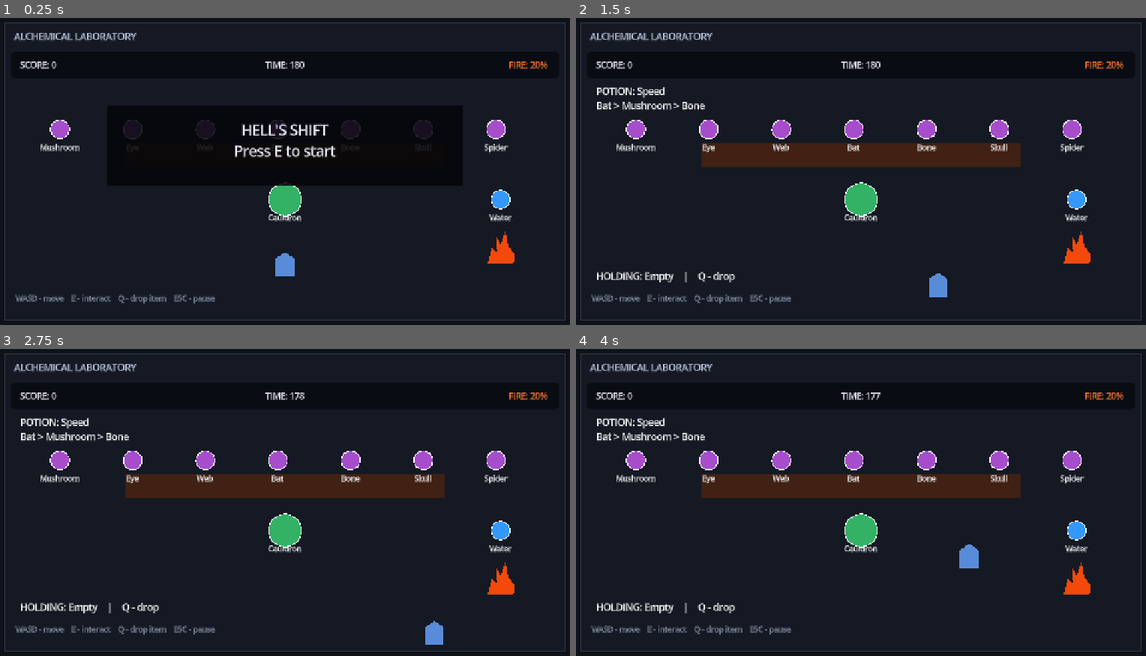
Above: before the commit, frames 1-4 (two rows, left to right).
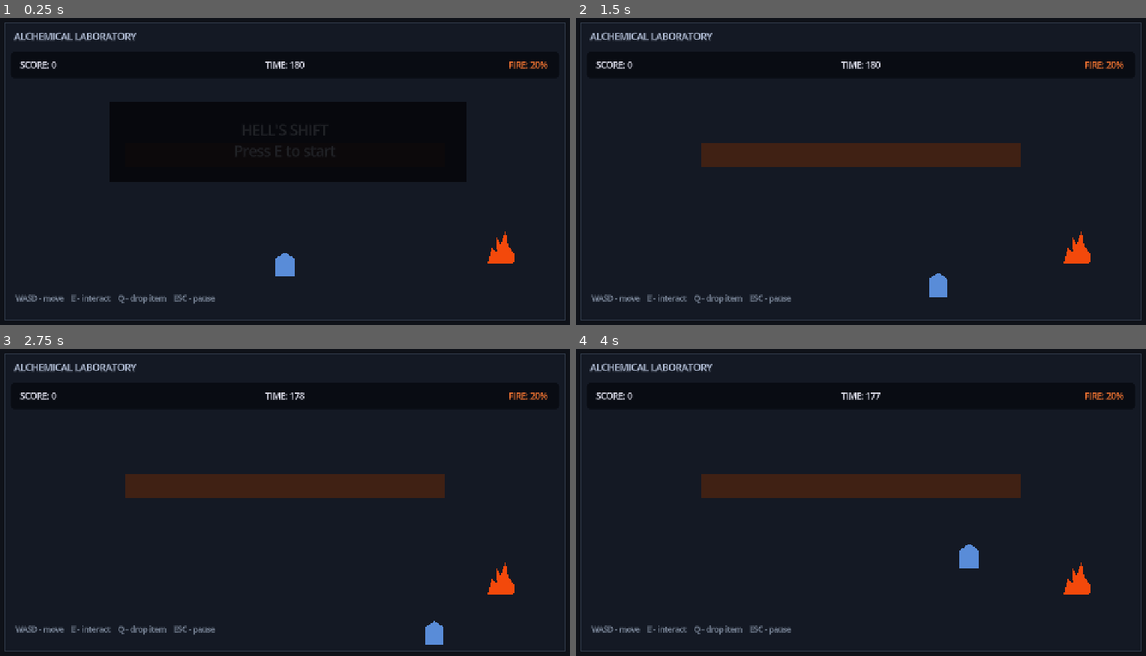
Above: after the commit, the same moments.

Repository: ryadoviy/HellsShift
Game: Godot game, scene res://main.tscn
Same seed, same stepped clock (60 frames per second), same inputs: the game is played once before the commit and once after it.
Inputs:
- Up to frame 1 (0.25 s): no input
- Up to frame 2 (1.5 s): tap E (interact) at 0.5 s; hold D (move_right) 0.53-1.28 s; hold E (interact) 0.53-1.28 s; hold S (move_down) from 1.28 s (still down); tap Q (drop_item) at 1.35 s
- Up to frame 3 (2.75 s): tap E (interact) at 1.55 s; tap Space at 2 s; release S (move_down) at 2.03 s; hold D (move_right) from 2.03 s (still down); hold E (interact) from 2.03 s (still down)
- Up to frame 4 (4 s): release D (move_right) at 2.78 s; release E (interact) at 2.78 s; hold W (move_up) 2.78-3.53 s; tap E (interact) at 2.85, 3.8 s; hold A (move_left) from 3.53 s (still down); hold Q (drop_item) from 3.53 s (still down)

The runs differ from the first frame. In frame 1, 2.1% of the frame differs, in the area x 7-90%, y 33-67%; in frame 2, 3.3%, in the area x 3-90%, y 22-87%; in frame 3, 3.3%; in frame 4, 3.3%.

Commit message:
Restore local gameplay code with new menu

Diff:
--- a/game_manager.gd
+++ b/game_manager.gd
@@ -4,7 +4,6 @@
 enum GameState { MENU, PLAYING, PAUSED, RESULT }
 
 @export var config: GameConfig
-
 @onready var fire: FireSystem = $Fire
 @onready var modifier_manager: ModifierManager = $ModifierManager
 @onready var player: CharacterBody2D = $Player
@@ -18,146 +17,85 @@
 var time_left := 0.0
 var state := GameState.MENU
 var result_text := ""
-var gameplay: Gameplay
-
 
 func _ready() -> void:
 	if config == null:
 		config = GameConfig.normal()
-
 	fire.fire_maxed.connect(_on_fire_maxed)
 	time_left = config.duration
-
-	# Текст меню відображається поверх затемнення.
-	$HUD.layer = 2
-	$ScreenOverlay.layer = 1
-
-	gameplay = Gameplay.new()
-	add_child(gameplay)
-	gameplay.setup(self)
-
 	_set_state(GameState.MENU)
-
 
 func _process(delta: float) -> void:
 	if state != GameState.PLAYING:
 		return
-
 	time_left = maxf(0.0, time_left - delta)
 	modifier_manager.update_modifier(self, delta)
 	_update_hud()
-
 	if time_left <= 0.0:
 		end_game(false)
 
-
 func _unhandled_input(event: InputEvent) -> void:
-	if event.is_echo():
-		return
-
 	if event.is_action_pressed("pause_game"):
 		if state == GameState.PLAYING:
 			_set_state(GameState.PAUSED)
 		elif state == GameState.PAUSED:
 			_set_state(GameState.PLAYING)
-
-	elif event.is_action_pressed("interact"):
-		if state == GameState.MENU or state == GameState.RESULT:
-			start_game()
-
+	elif event.is_action_pressed("interact") and state == GameState.MENU:
+		start_game()
+	elif event.is_action_pressed("interact") and state == GameState.RESULT:
+		start_game()
 
 func start_game() -> void:
 	score = 0
 	time_left = config.duration
+	fire.set_level(config.initial_fire)
 	result_text = ""
-
 	player.position = Vector2(640, 560)
-	gameplay.reset_round()
-
 	_set_state(GameState.PLAYING)
-	fire.set_level(config.initial_fire)
-
-	if state == GameState.PLAYING:
-		modifier_manager.on_game_started(self)
-
+	modifier_manager.on_game_started(self)
 
 func reset_game() -> void:
 	start_game()
 
-
 func end_game(burned: bool) -> void:
 	if state == GameState.RESULT:
 		return
-
-	result_text = (
-		"GAME OVER - THE LABORATORY BURNED"
-		if burned
-		else "YOU SURVIVED"
-	)
-
+	result_text = "GAME OVER - THE LABORATORY BURNED" if burned else "YOU SURVIVED"
 	_set_state(GameState.RESULT)
-
 
 func _on_fire_maxed() -> void:
 	end_game(true)
-
 
 func add_score(amount: int) -> void:
 	score += amount
 	_update_hud()
 
-
 func on_recipe_completed() -> void:
-	if state != GameState.PLAYING:
-		return
-
 	add_score(100)
 	fire.increase(config.success_fire)
 	modifier_manager.on_potion_completed(self)
 
-
 func on_ingredient_wrong() -> void:
-	if state != GameState.PLAYING:
-		return
-
 	fire.increase(config.wrong_fire)
 
-
 func use_water() -> void:
-	if state != GameState.PLAYING:
-		return
-
 	fire.decrease(config.water_power)
-
 
 func _set_state(new_state: GameState) -> void:
 	state = new_state
-
 	player.set_process_unhandled_input(state == GameState.PLAYING)
 	player.set_physics_process(state == GameState.PLAYING)
-	player.velocity = Vector2.ZERO
-
 	overlay.visible = state != GameState.PLAYING
-
 	match state:
 		GameState.MENU:
 			status_label.text = "HELL'S SHIFT\nPress E to start"
-
 		GameState.PAUSED:
 			status_label.text = "PAUSED\nPress ESC to resume"
-
 		GameState.RESULT:
-			status_label.text = "%s\nSCORE: %d | POTIONS: %d\nPress E to restart" % [
-				result_text,
-				score,
-				gameplay.recipes.completed_count
-			]
-
+			status_label.text = "%s\nPress E to restart" % result_text
 		GameState.PLAYING:
 			status_label.text = ""
-
 	_update_hud()
-
 
 func _update_hud() -> void:
 	score_label.text = "SCORE: %d" % score
--- a/main.tscn
+++ b/main.tscn
@@ -1,18 +1,15 @@
-[gd_scene load_steps=10 format=3]
+[gd_scene format=3 uid="uid://bnlssdjewpqfy"]
 
-[ext_resource path="res://game_manager.gd" type="Script" id="1_manager"]
-[ext_resource path="res://laboratory.tscn" type="PackedScene" id="2_lab"]
-[ext_resource path="res://fire.tscn" type="PackedScene" id="3_fire"]
-[ext_resource path="res://modifier_manager.gd" type="Script" id="4_modifier"]
-[ext_resource path="res://player.gd" type="Script" id="5_player"]
-[ext_resource path="res://game_config_normal.tres" type="Resource" id="6_config"]
+[ext_resource type="Script" uid="uid://bdw5vajm6wsl" path="res://game_manager.gd" id="1_manager"]
+[ext_resource type="PackedScene" path="res://laboratory.tscn" id="2_lab"]
+[ext_resource type="PackedScene" path="res://fire.tscn" id="3_fire"]
+[ext_resource type="Script" uid="uid://dqer66yytgd0y" path="res://modifier_manager.gd" id="4_modifier"]
+[ext_resource type="Script" uid="uid://gx5ydo5uwntr" path="res://player.gd" id="5_player"]
+[ext_resource type="Resource" path="res://game_config_normal.tres" id="6_config"]
 
 [sub_resource type="CapsuleShape2D" id="Capsule_player"]
 radius = 18.0
 height = 48.0
-
-[sub_resource type="StyleBoxFlat" id="Style_overlay"]
-bg_color = Color(0.02, 0.025, 0.04, 0.88)
 
 [sub_resource type="StyleBoxFlat" id="Style_hud"]
 bg_color = Color(0.03, 0.04, 0.07, 0.9)
@@ -21,84 +18,87 @@
 corner_radius_bottom_right = 8
 corner_radius_bottom_left = 8
 
-[node name="Main" type="Node2D"]
+[sub_resource type="StyleBoxFlat" id="Style_overlay"]
+bg_color = Color(0.02, 0.025, 0.04, 0.88)
+
+[node name="Main" type="Node2D" unique_id=471322484]
 script = ExtResource("1_manager")
 config = ExtResource("6_config")
 
-[node name="Laboratory" parent="." instance=ExtResource("2_lab")]
+[node name="Laboratory" parent="." unique_id=1250697022 instance=ExtResource("2_lab")]
 
-[node name="Player" type="CharacterBody2D" parent="."]
+[node name="Player" type="CharacterBody2D" parent="." unique_id=1181706638]
 position = Vector2(640, 560)
 script = ExtResource("5_player")
 
-[node name="Body" type="Polygon2D" parent="Player"]
+[node name="Body" type="Polygon2D" parent="Player" unique_id=354396075]
+color = Color(0.35, 0.55, 0.85, 1)
 polygon = PackedVector2Array(-20, 24, -20, -14, 0, -28, 20, -14, 20, 24)
-color = Color(0.35, 0.55, 0.85, 1)
 
-[node name="CollisionShape2D" type="CollisionShape2D" parent="Player"]
+[node name="CollisionShape2D" type="CollisionShape2D" parent="Player" unique_id=968646843]
 shape = SubResource("Capsule_player")
 
-[node name="Fire" parent="." instance=ExtResource("3_fire")]
+[node name="Fire" parent="." unique_id=1103042418 instance=ExtResource("3_fire")]
 position = Vector2(1100, 530)
 
-[node name="ModifierManager" type="Node" parent="."]
+[node name="ModifierManager" type="Node" parent="." unique_id=1723326386]
 script = ExtResource("4_modifier")
 
-[node name="HUD" type="CanvasLayer" parent="."]
+[node name="HUD" type="CanvasLayer" parent="." unique_id=1089151581]
 
-[node name="Panel" type="Panel" parent="HUD"]
+[node name="Panel" type="Panel" parent="HUD" unique_id=1018044795]
 offset_left = 55.0
 offset_top = 105.0
 offset_right = 1225.0
 offset_bottom = 160.0
+mouse_filter = 2
 theme_override_styles/panel = SubResource("Style_hud")
-mouse_filter = 2
 
-[node name="Score" type="Label" parent="HUD"]
+[node name="Score" type="Label" parent="HUD" unique_id=80782514]
 offset_left = 75.0
 offset_top = 120.0
 offset_right = 300.0
 offset_bottom = 145.0
-text = "SCORE: 0"
 theme_override_colors/font_color = Color(0.95, 0.95, 1, 1)
 theme_override_font_sizes/font_size = 18
+text = "SCORE: 0"
 
-[node name="Time" type="Label" parent="HUD"]
+[node name="Time" type="Label" parent="HUD" unique_id=1969556746]
 offset_left = 530.0
 offset_top = 120.0
 offset_right = 750.0
 offset_bottom = 145.0
+theme_override_colors/font_color = Color(0.95, 0.95, 1, 1)
+theme_override_font_sizes/font_size = 18
 text = "TIME: 180"
 horizontal_alignment = 1
-theme_override_colors/font_color = Color(0.95, 0.95, 1, 1)
-theme_override_font_sizes/font_size = 18
 
-[node name="Fire" type="Label" parent="HUD"]
+[node name="Fire" type="Label" parent="HUD" unique_id=680673481]
 offset_left = 990.0
 offset_top = 120.0
 offset_right = 1200.0
 offset_bottom = 145.0
+theme_override_colors/font_color = Color(1, 0.48, 0.2, 1)
+theme_override_font_sizes/font_size = 18
 text = "FIRE: 20%"
 horizontal_alignment = 2
-theme_override_colors/font_color = Color(1, 0.48, 0.2, 1)
-theme_override_font_sizes/font_size = 18
 
-[node name="Status" type="Label" parent="HUD"]
+[node name="Status" type="Label" parent="HUD" unique_id=32669096]
 offset_left = 300.0
 offset_top = 230.0
 offset_right = 980.0
 offset_bottom = 360.0
+theme_override_colors/font_color = Color(0.95, 0.95, 1, 1)
+theme_override_font_sizes/font_size = 30
 horizontal_alignment = 1
 vertical_alignment = 1
-theme_override_colors/font_color = Color(0.95, 0.95, 1, 1)
-theme_override_font_sizes/font_size = 30
 
-[node name="ScreenOverlay" type="CanvasLayer" parent="."]
+[node name="ScreenOverlay" type="CanvasLayer" parent="." unique_id=104911340]
 
-[node name="Overlay" type="Panel" parent="ScreenOverlay"]
-offset_left = 260.0
-offset_top = 220.0
-offset_right = 1020.0
-offset_bottom = 390.0
+[node name="Overlay" type="Panel" parent="ScreenOverlay" unique_id=1794232722]
+offset_left = 267.0
+offset_top = 212.0
+offset_right = 1027.0
+offset_bottom = 382.0
+mouse_filter = 2
 theme_override_styles/panel = SubResource("Style_overlay")
-mouse_filter = 2
